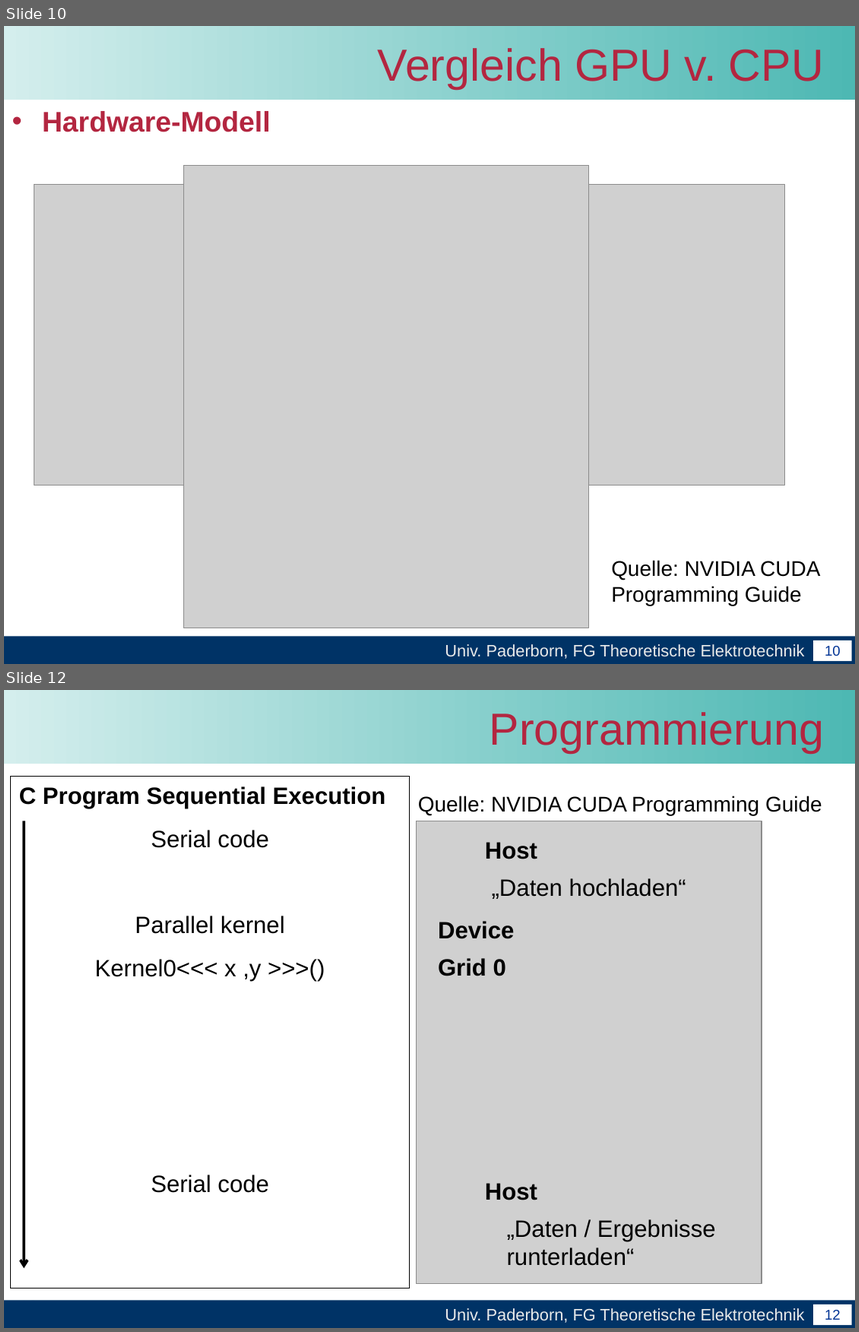
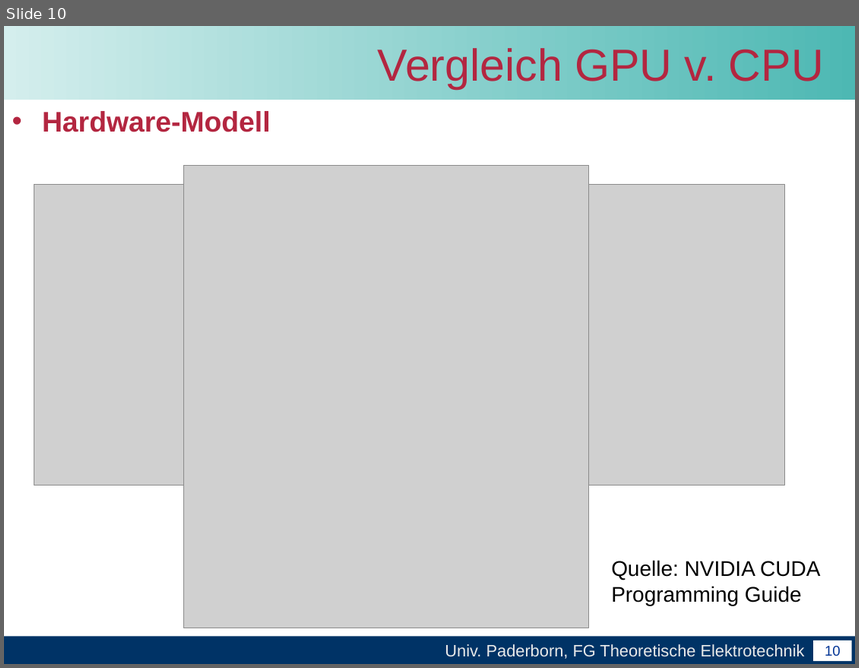
Before and after one commit to unconditional/projektarbeitcuda, a slide deck: Vortrag/Zwischenvortrag der Projektarbeit CUDA.ppt. Shown one above the other, each under a label of ours: slides 10 and 12 before the commit, slide 10 after it; the slides between them are not shown. The pictures are 859x1332 and 859x668 pixels, drawn with LibreOffice and Linux fonts; fonts in the diff are those of the drawing; grey boxes stand for pictures; background and template pictures are left out. Boxes give left, top, right and bottom in pixels: in the first picture for what was removed or moved away, otherwise in the second. Text is boxed around its words. In the diff, an @@ line names an element or a change of style, - is before the commit and + after.

```diff
--- a/Vortrag/Zwischenvortrag der Projektarbeit CUDA.ppt
+++ b/Vortrag/Zwischenvortrag der Projektarbeit CUDA.ppt
@@ slide 12 removed at [4, 690, 855, 1328], background #FFFFFF; not listed: 4 template elements that a slide beside it also shows @@
@@ title removed at [490, 712, 824, 753] @@
-Programmierung
@@ rectangle removed at [11, 777, 410, 1288] @@
-C Program Sequential Execution
-Serial code
-Parallel kernel
-Kernel0<<< x ,y >>>()
-Serial code
@@ text removed at [418, 796, 823, 816] @@
-Quelle: NVIDIA CUDA Programming Guide
@@ arrow removed from (24, 821) to (24, 1269) @@
@@ picture removed at [416, 821, 762, 1284] @@
@@ text removed at [485, 842, 538, 859] @@
-Host
@@ text removed at [492, 878, 686, 899] @@
-„Daten hochladen“
@@ text removed at [438, 921, 514, 939] @@
-Device
@@ text removed at [438, 958, 506, 977] @@
-Grid 0
@@ text removed at [485, 1183, 538, 1201] @@
-Host
@@ text removed at [507, 1220, 716, 1266] @@
-„Daten / Ergebnisse runterladen“
```
Also in this commit, not shown: 3 slides added, 1 other slide removed.
